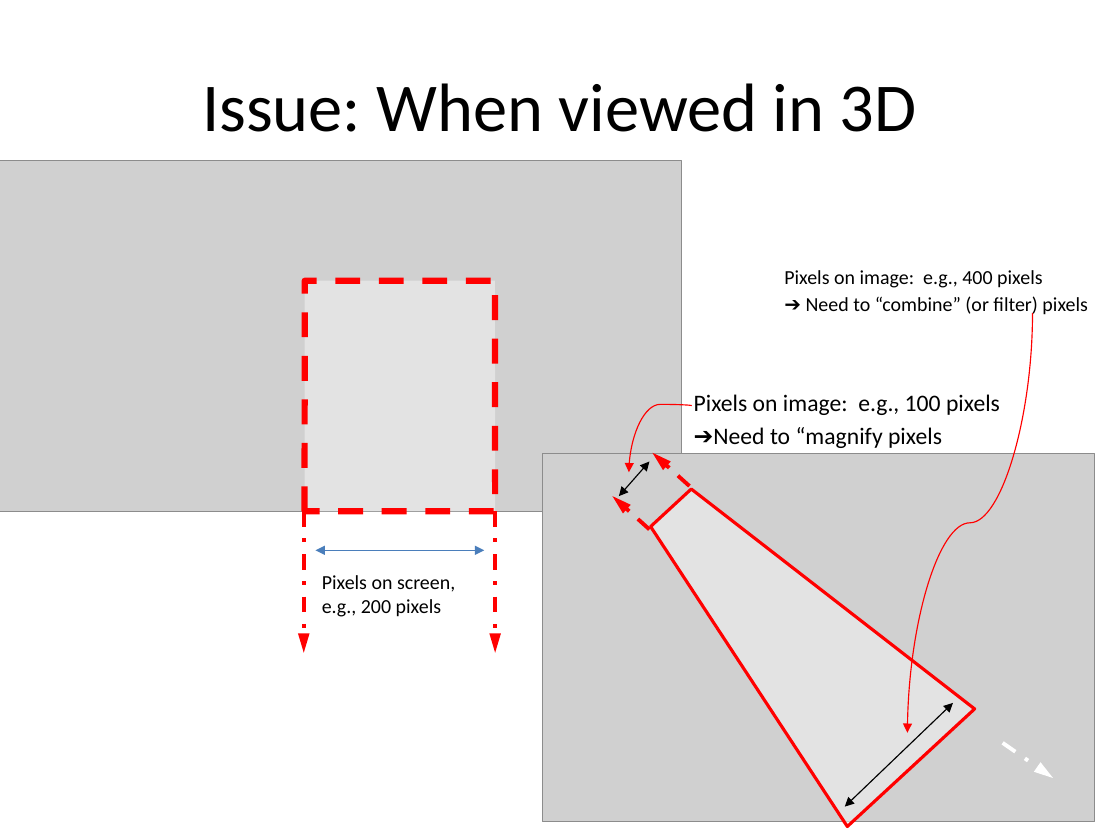
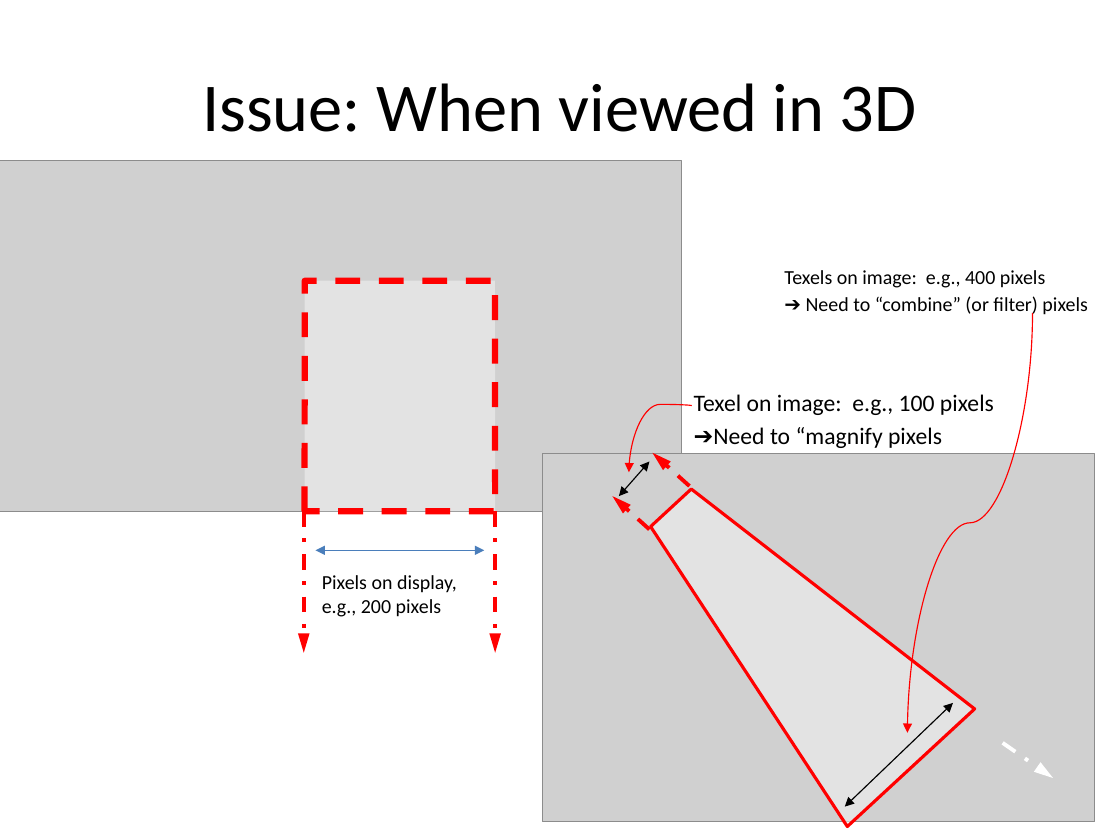
Before and after one commit to myuwbclasses/CSS552, a slide deck: slide 13 of LectureNotes/M5-Texture-Mapping-Slides/TextureMapping.pptx. Drawn at 1120x840 pixels with LibreOffice and Linux fonts; fonts in the diff are those of the drawing; grey boxes stand for pictures. Boxes give left, top, right and bottom in pixels: in the first picture for what was removed or moved away, otherwise in the second. Text is boxed around its words. In the diff, an @@ line names an element or a change of style, - is before the commit and + after.

```diff
--- a/LectureNotes/M5-Texture-Mapping-Slides/TextureMapping.pptx
+++ b/LectureNotes/M5-Texture-Mapping-Slides/TextureMapping.pptx
@@ text at [784, 270, 1045, 288]: text changed @@
-Pixels on image: e.g., 400 pixels
+Texels on image: e.g., 400 pixels
@@ text at [694, 394, 994, 415]: text changed @@
-Pixels on image: e.g., 100 pixels
+Texel on image: e.g., 100 pixels
@@ text at [322, 575, 457, 617]: text changed @@
-Pixels on screen, e.g., 200 pixels
+Pixels on display, e.g., 200 pixels
```
Also in this commit, not shown: 2 other slides changed.
